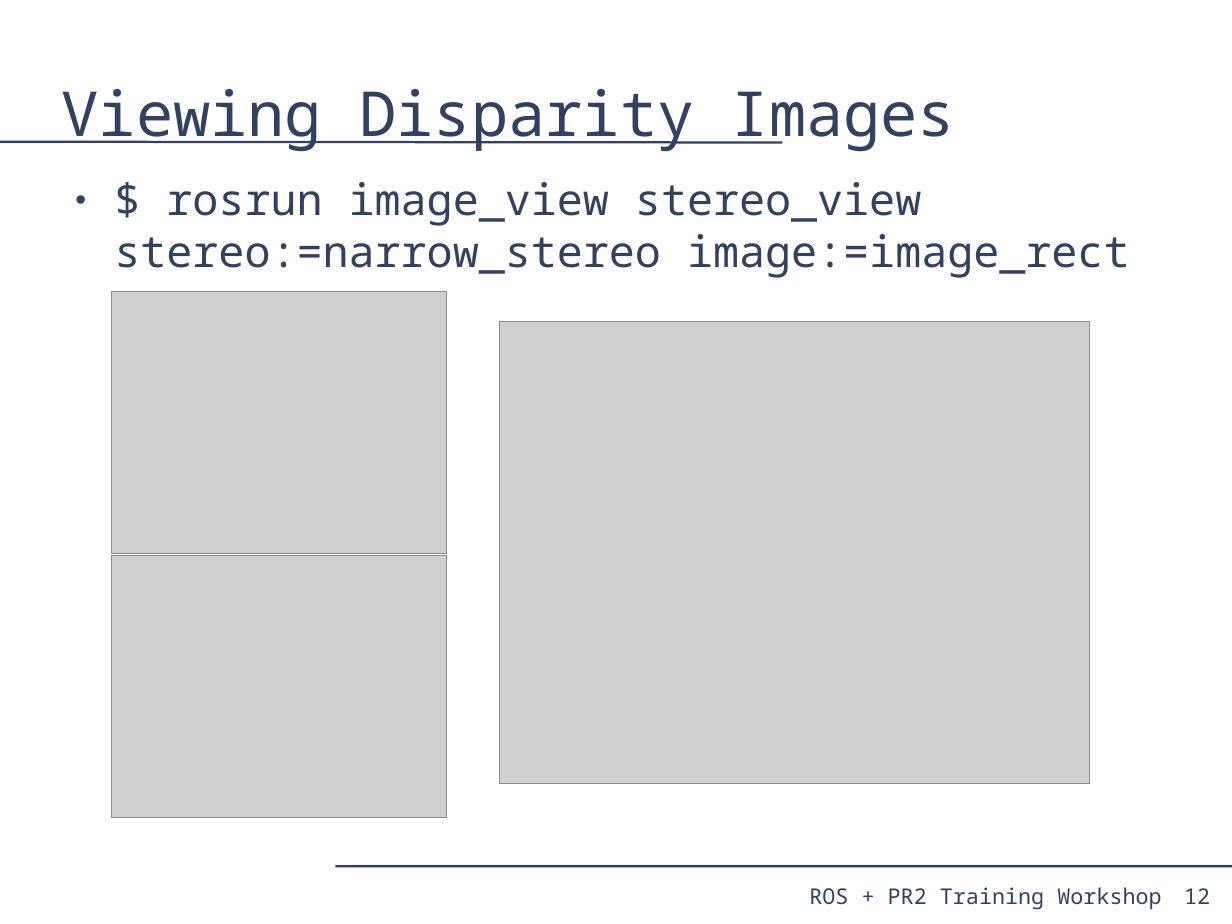
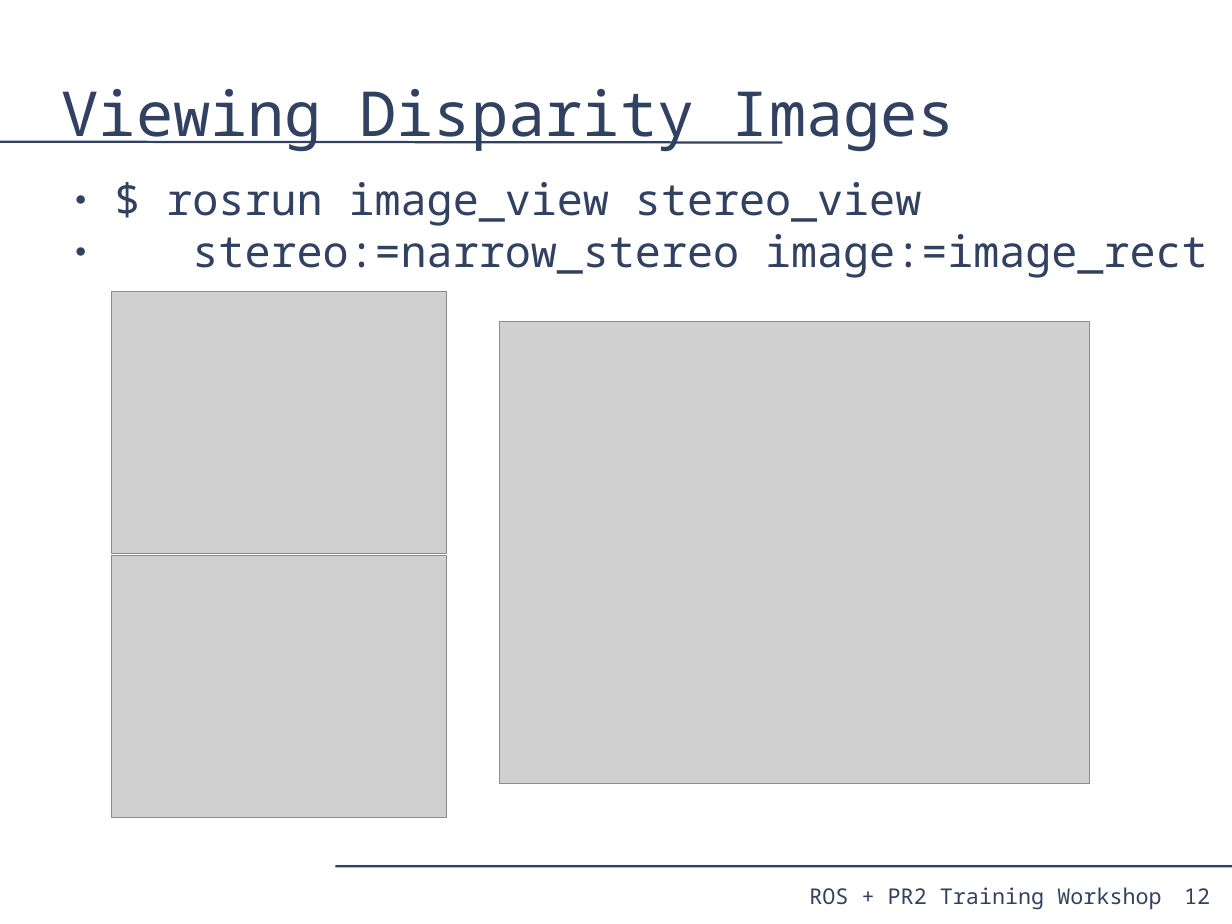
Before and after one commit to PR2/pr2_docs, a slide deck: slide 12 of pr2_training_workshop/processing_camera_data/slides.odp. Drawn at 1232x924 pixels with LibreOffice and Linux fonts; fonts in the diff are those of the drawing; grey boxes stand for pictures. Boxes give left, top, right and bottom in pixels: in the first picture for what was removed or moved away, otherwise in the second. Text is boxed around its words. In the diff, an @@ line names an element or a change of style, - is before the commit and + after.

Commit message:
image processing slide converted to a figure

```diff
--- a/pr2_training_workshop/processing_camera_data/slides.odp
+++ b/pr2_training_workshop/processing_camera_data/slides.odp
@@ text at (166,182,1208,278): text changed @@
-● $ rosrun image_view stereo_view stereo:=narrow_stereo image:=image_rect
+● $ rosrun image_view stereo_view
+● stereo:=narrow_stereo image:=image_rect
```
Also in this commit, not shown: 5 other slides changed, 1 slide added.
